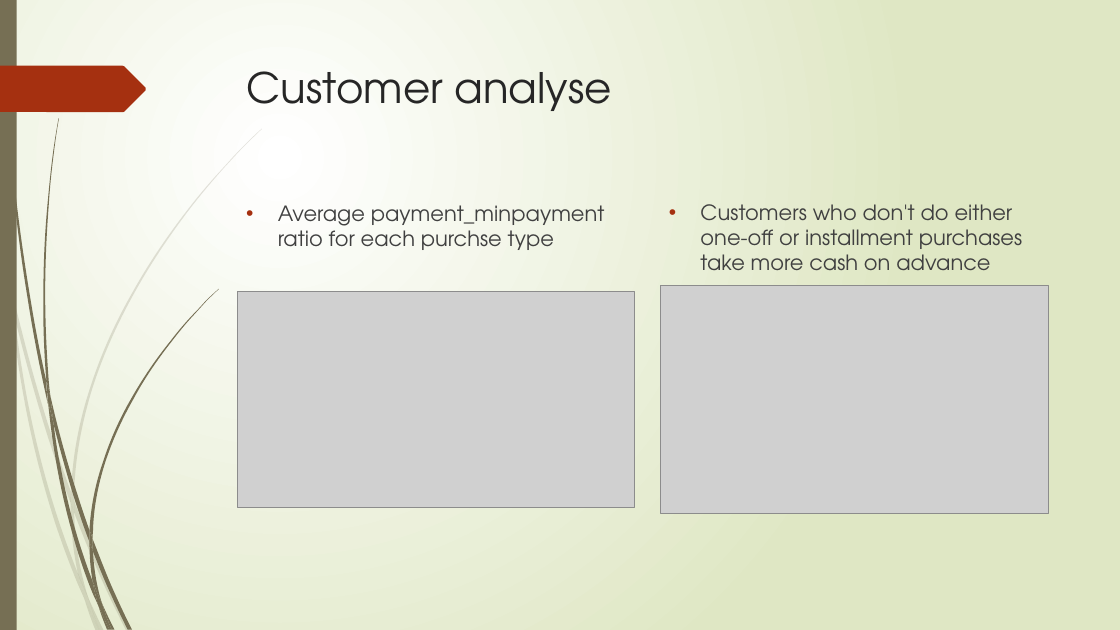
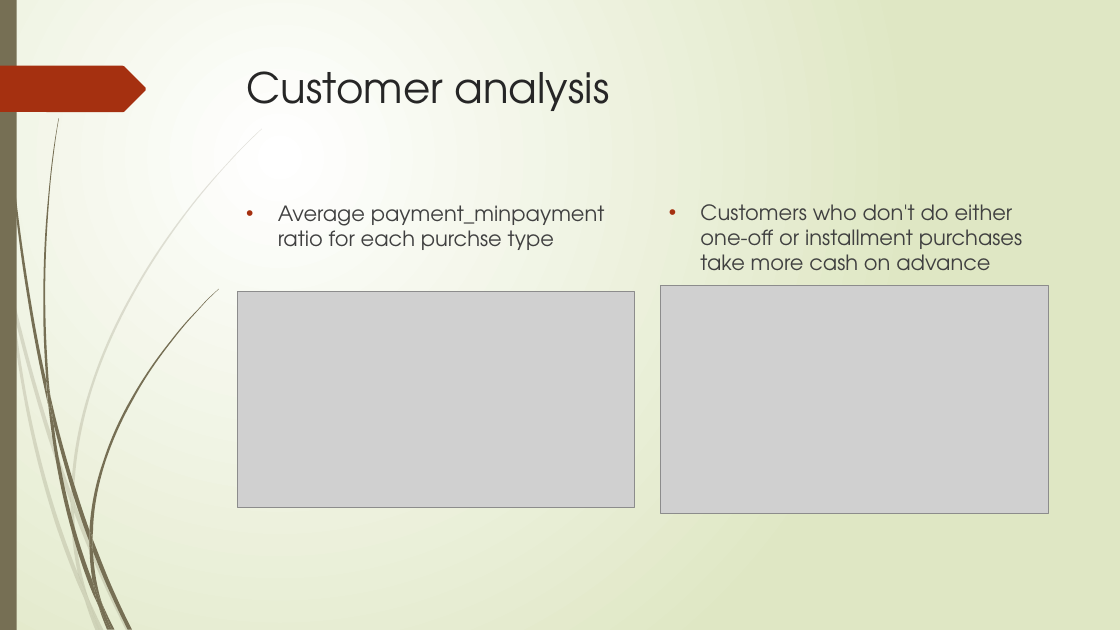
Before and after one commit to flzoli/Coursera_Capstone, a slide deck: slide 5 of Presentation/CREDIT-CARD SEGMENTATION.pptx. Drawn at 1120x630 pixels with LibreOffice and Linux fonts; fonts in the diff are those of the drawing; grey boxes stand for pictures. Boxes give left, top, right and bottom in pixels: in the first picture for what was removed or moved away, otherwise in the second. Text is boxed around its words. In the diff, an @@ line names an element or a change of style, - is before the commit and + after.

```diff
--- a/Presentation/CREDIT-CARD SEGMENTATION.pptx
+++ b/Presentation/CREDIT-CARD SEGMENTATION.pptx
@@ title at (247,71,610,111): text changed @@
-Customer analyse
+Customer analysis
```
Also in this commit, not shown: 2 other files.
